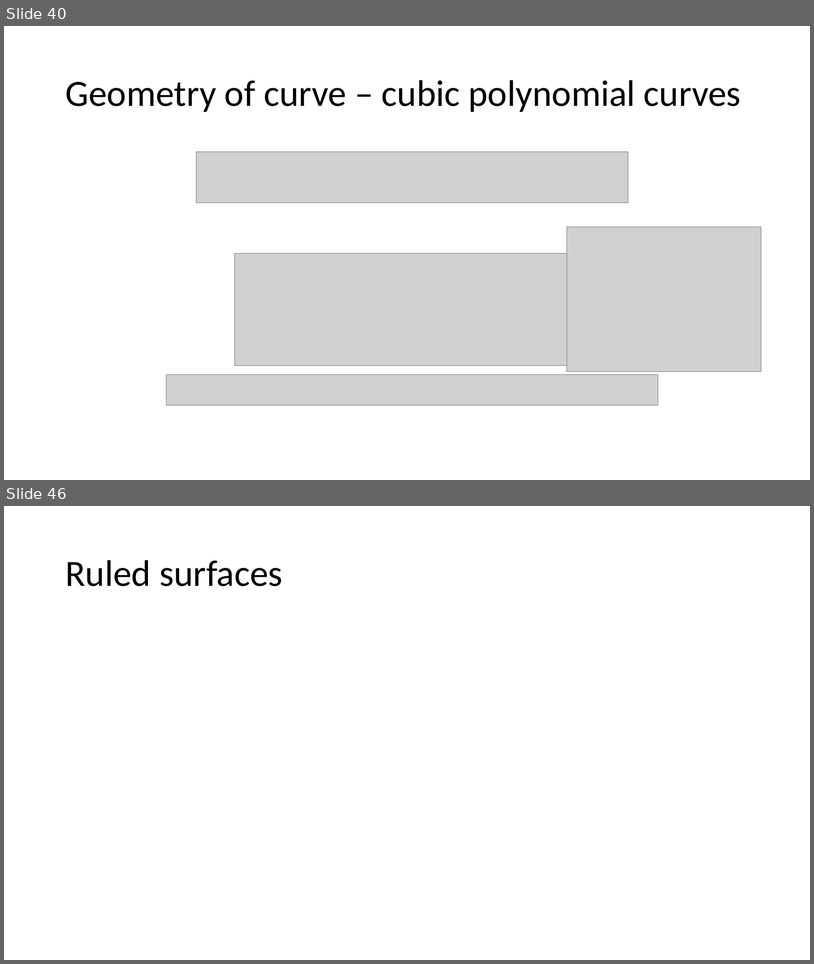
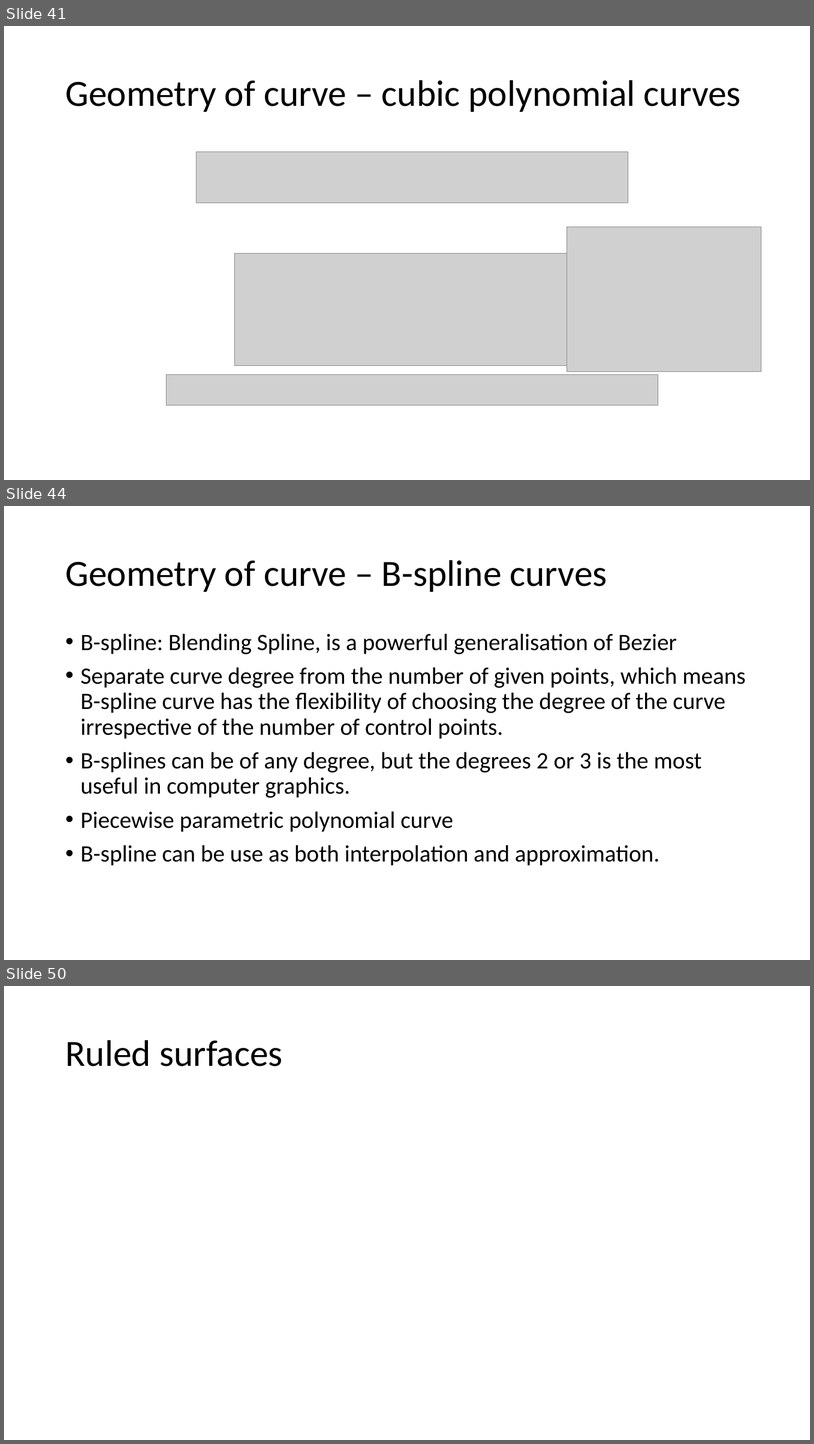
Before and after one commit to Jinny-Ching/cad_cam_course, a slide deck: CAD_CAM.pptx. Shown one above the other, each under a label of ours: slides 40 and 46 before the commit, slides 41, 44 and 50 after it; the slides between them are not shown. The pictures are 814x964 and 814x1444 pixels, drawn with LibreOffice and Linux fonts; fonts in the diff are those of the drawing; grey boxes stand for pictures. Boxes give left, top, right and bottom in pixels: in the first picture for what was removed or moved away, otherwise in the second. Text is boxed around its words. In the diff, an @@ line names an element or a change of style, - is before the commit and + after.

Commit message:
b_spline

```diff
--- a/CAD_CAM.pptx
+++ b/CAD_CAM.pptx
@@ slide 44 added at bbox=[4, 506, 810, 960], background #FFFFFF @@
@@ title added at bbox=[65, 560, 608, 592], 44 pt, text #000000 @@
+Geometry of curve – B-spline curves
@@ text added at bbox=[81, 633, 746, 865], 28 pt, text #000000 @@
+• B-spline: Blending Spline, is a powerful generalisation of Bezier
+• Separate curve degree from the number of given points, which means B-spline curve has the flexibility of choosing the degree of the curve irrespective of the number of control points.
+• B-splines can be of any degree, but the degrees 2 or 3 is the most useful in computer graphics.
+• Piecewise parametric polynomial curve
+• B-spline can be use as both interpolation and approximation.
@@ what was slide 40 is now slide 41 @@
@@ what was slide 46 is now slide 50 @@
```
Also in this commit, not shown: 8 slides changed, 3 other slides added, 1 slide removed.
